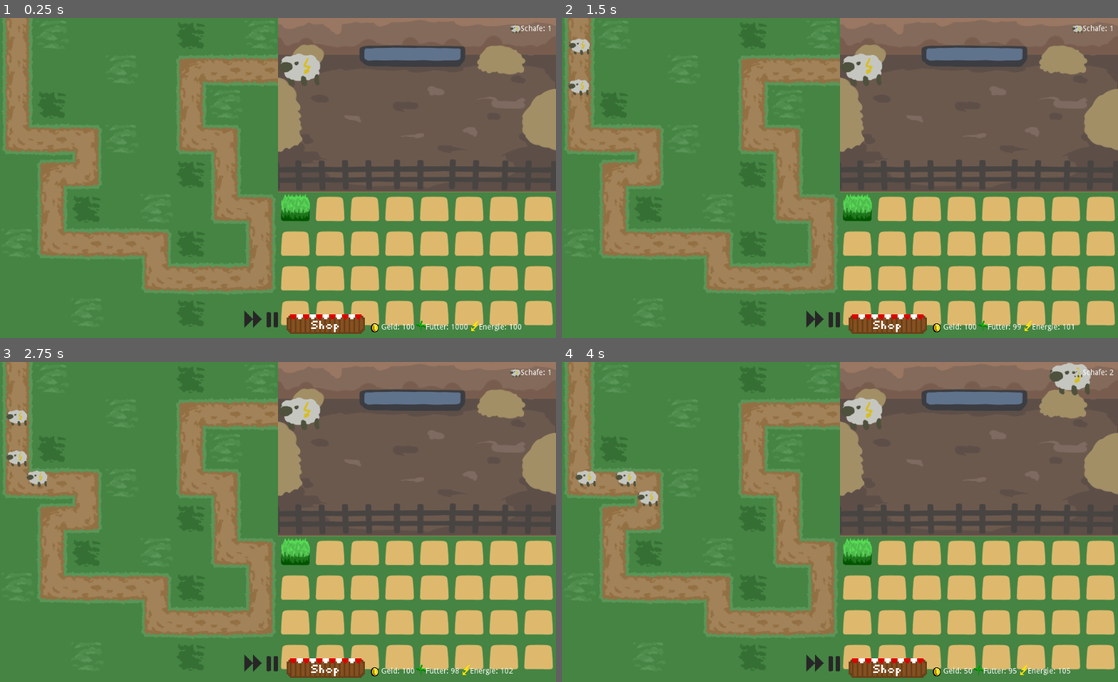
Above: before the commit, frames 1-4 (two rows, left to right).
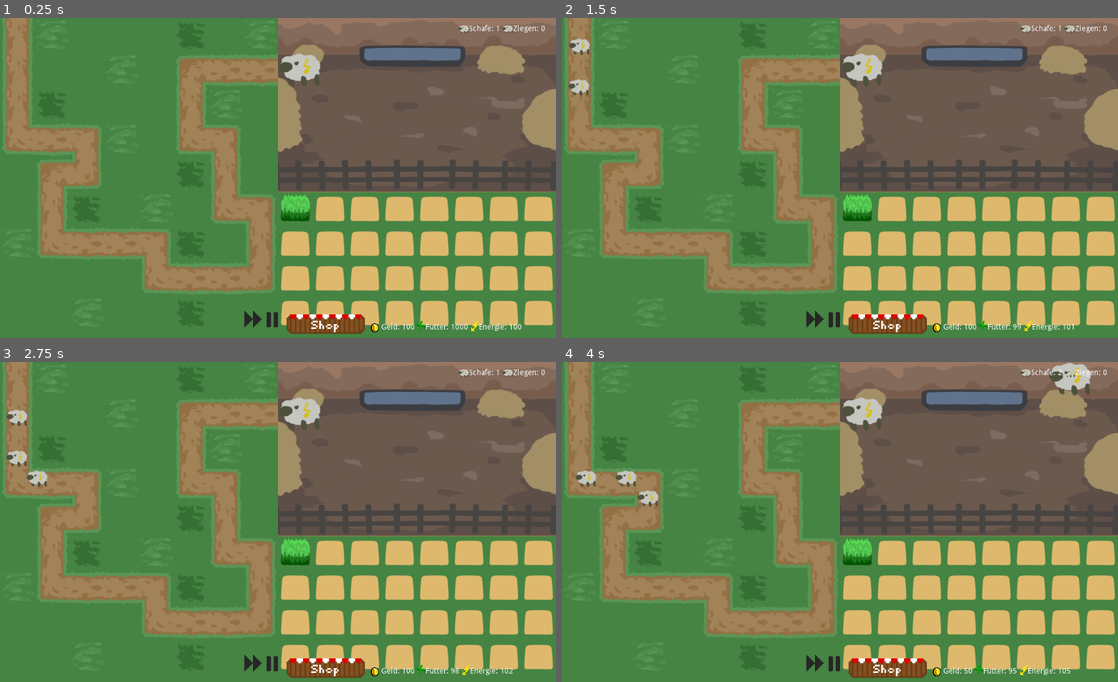
Above: after the commit, the same moments.

Repository: winnerbyhabit/bifigamejamWS19
Game: Godot game, scene res://Game.tscn
Same seed, same stepped clock (60 frames per second), same inputs: the game is played once before the commit and once after it. Sound files missing from this copy of the repository are replaced by a short silence.
Inputs (mouse positions are in pixels of both pictures, inside the frame that each line leads up to):
- Up to frame 1 (0.25 s): no input
- Up to frame 2 (1.5 s): click (817, 328) at 0.5 s; click (817, 328) at 1.25 s
- Up to frame 3 (2.75 s): click (255, 672) at 2 s
- Up to frame 4 (4 s): click (890, 672) at 2.75 s; click (895, 566) at 3.5 s

The runs differ from the first frame. In frame 1, 0.2% of the frame differs, in the area x 82-99%, y 2-5%; in frame 2, 0.2%; in frame 3, 0.2%; in frame 4, 0.2%.

Commit message:
ziegen counter

Diff:
--- a/project/GUI.gd
+++ b/project/GUI.gd
@@ -25,6 +25,9 @@
 func set_schafe(value):
 	$HBoxContainer2/Schafe/Value.text = str(value)
 
+func set_ziegen(value):
+	$HBoxContainer2/Ziegen/Value.text = str(value)
+
 func _on_Shopping_add_tower():
 	emit_signal("add_tower")
 
--- a/project/GUI.tscn
+++ b/project/GUI.tscn
@@ -127,7 +127,7 @@
 [node name="HBoxContainer2" type="HBoxContainer" parent="."]
 anchor_left = 1.0
 anchor_right = 1.0
-margin_left = -85.0
+margin_left = -180.0
 margin_bottom = 40.0
 
 [node name="Schafe" type="HBoxContainer" parent="HBoxContainer2"]
@@ -152,6 +152,30 @@
 margin_right = 85.0
 margin_bottom = 27.0
 text = "20"
+
+[node name="Ziegen" type="HBoxContainer" parent="HBoxContainer2"]
+margin_left = 89.0
+margin_right = 176.0
+margin_bottom = 40.0
+
+[node name="Label" type="Label" parent="HBoxContainer2/Ziegen"]
+margin_top = 13.0
+margin_right = 67.0
+margin_bottom = 27.0
+text = "     Ziegen:"
+
+[node name="TextureRect" type="TextureRect" parent="HBoxContainer2/Ziegen/Label"]
+margin_right = 16.0
+margin_bottom = 16.0
+rect_scale = Vector2( 0.25, 0.25 )
+texture = ExtResource( 8 )
+
+[node name="Value" type="Label" parent="HBoxContainer2/Ziegen"]
+margin_left = 71.0
+margin_top = 13.0
+margin_right = 87.0
+margin_bottom = 27.0
+text = "20"
 [connection signal="pressed" from="HBoxContainer/FastForward" to="." method="_on_FastForward_pressed"]
 [connection signal="pressed" from="HBoxContainer/Pause" to="." method="toggle_pause"]
 [connection signal="add_field" from="HBoxContainer/Shopping" to="." method="_on_Shopping_add_field"]
--- a/project/Game.gd
+++ b/project/Game.gd
@@ -12,7 +12,11 @@
 export var energy_production_per_sheep_per_second = 1
 export var foot_consumation_per_sheep_per_second = 1
 
+export var foot_consumation_per_goat_per_second = 1
+
 export var sheeps = 1
+export var goats = 0
+
 
 var threshold = 1
 
@@ -25,12 +29,14 @@
 		update_energy(sheeps * energy_production_per_sheep_per_second)
 
 		update_futter(sheeps * foot_consumation_per_sheep_per_second * -1)
+		update_futter(goats * foot_consumation_per_goat_per_second * -1)
 
 # Called when the node enters the scene tree for the first time.
 func _ready():
 	update_geld(0)
 	update_energy(0)
 	$GUI.set_schafe(sheeps)
+	$GUI.set_ziegen(goats)
 
 func update_energy(energy_add):
 	energie += energy_add
@@ -50,7 +56,9 @@
 	update_geld(-1*base_costs_sheep)
 	$GUI.set_schafe(sheeps)
 
-
+func add_goat():
+	goats += 1
+	$GUI.set_ziegen(goats)
 
 
 func _on_TDGame_tower_placed():
--- a/project/Game.tscn
+++ b/project/Game.tscn
@@ -17,6 +17,7 @@
 margin_top = 0.0
 margin_right = 1024.0
 margin_bottom = 600.0
+[connection signal="goat_win" from="TDGame" to="." method="add_goat"]
 [connection signal="recieve_coins" from="TDGame" to="." method="update_geld"]
 [connection signal="tower_placed" from="TDGame" to="." method="_on_TDGame_tower_placed"]
 [connection signal="add_tower" from="GUI" to="TDGame" method="activate_tower_placement"]
